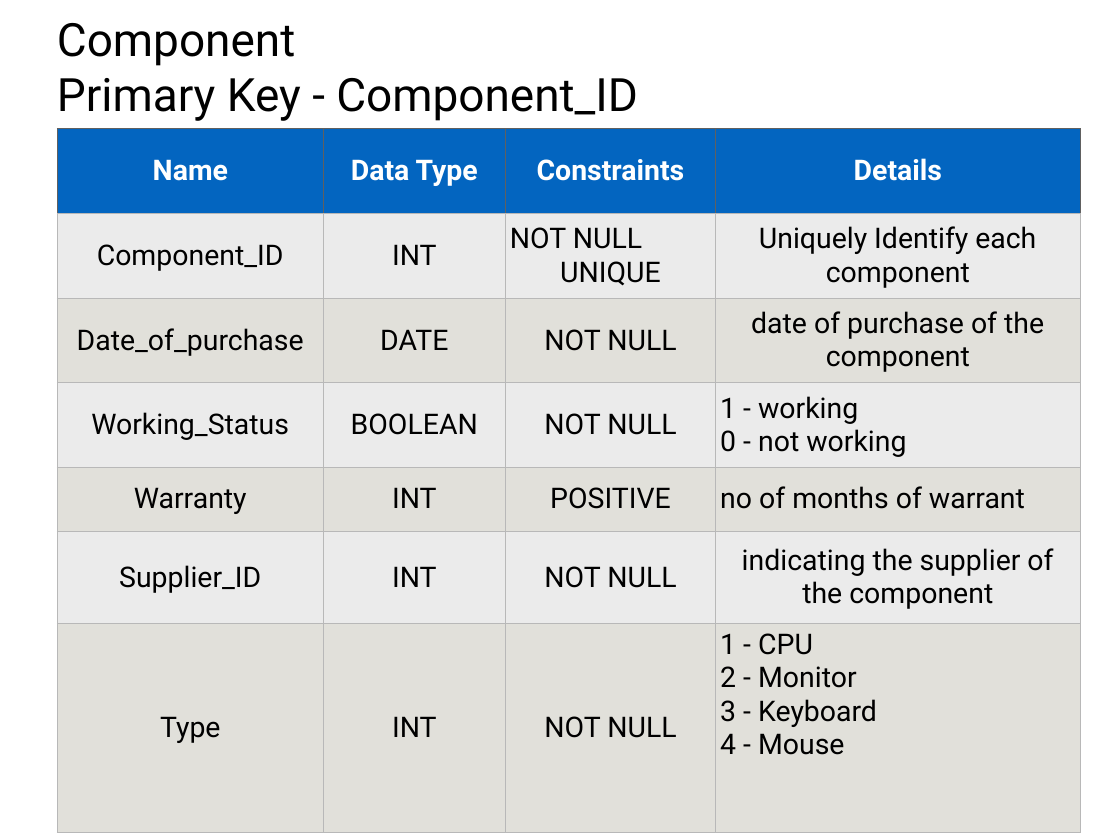
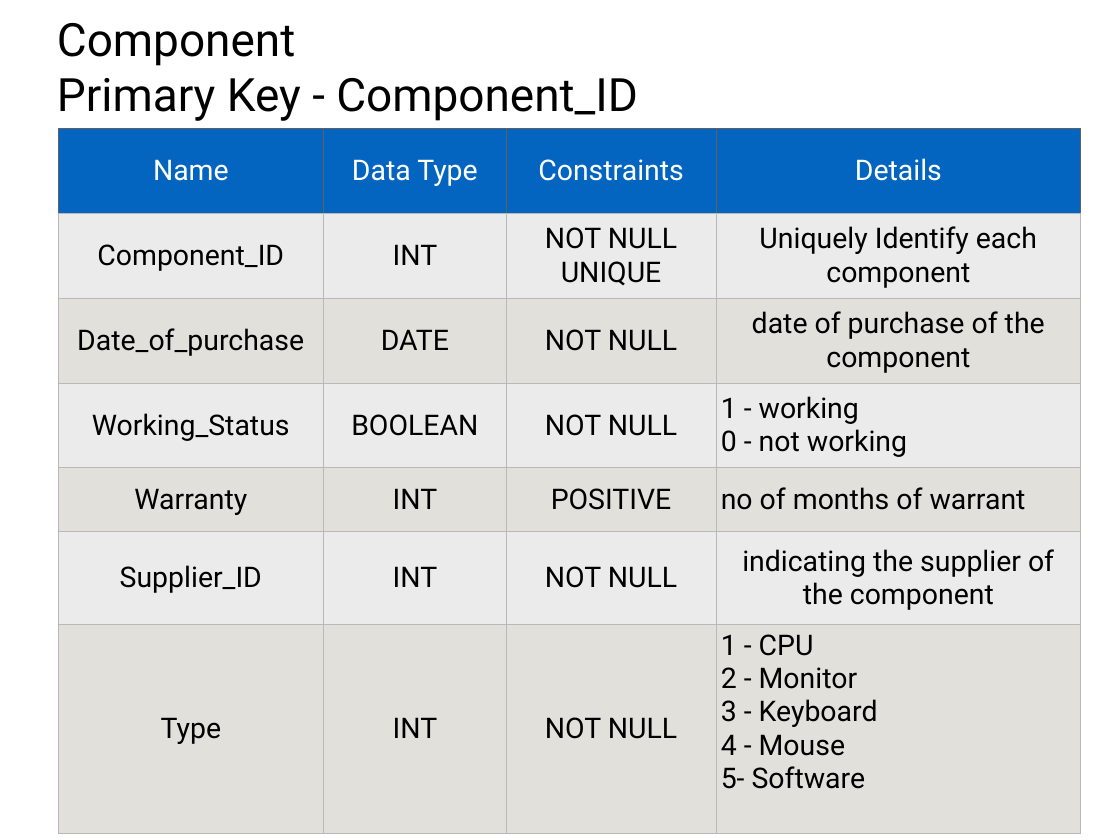
Before and after one commit to SanketSKasar/VJTI-DBA-Project, a slide deck: slide 22 of ProjectDetails/Presentation.pptx (slide 14 before the commit). Drawn at 1120x840 pixels with LibreOffice and Linux fonts; fonts in the diff are those of the drawing. Boxes give left, top, right and bottom in pixels: in the first picture for what was removed or moved away, otherwise in the second. Text is boxed around its words. In the diff, an @@ line names an element or a change of style, - is before the commit and + after.

Commit message:
pdf version of presentation

```diff
--- a/ProjectDetails/Presentation.pptx
+++ b/ProjectDetails/Presentation.pptx
@@ table at bbox=[58, 128, 1081, 802] @@
-row 2, column 3: NOT NULL UNIQUE
+row 2, column 3: NOT NULL / UNIQUE
-row 4, column 4: 1 - working 0 - not working
+row 4, column 4: 1 - working / 0 - not working
-row 7, column 4: 1 - CPU 2 - Monitor 3 - Keyboard 4 - Mouse
+row 7, column 4: 1 - CPU / 2 - Monitor / 3 - Keyboard / 4 - Mouse / 5- Software
@@ bold off in "Name", "Data Type", "Constraints", "Details" @@
```
Also in this commit, not shown: 12 other slides changed, 10 slides added, 2 slides removed, 1 other file.
